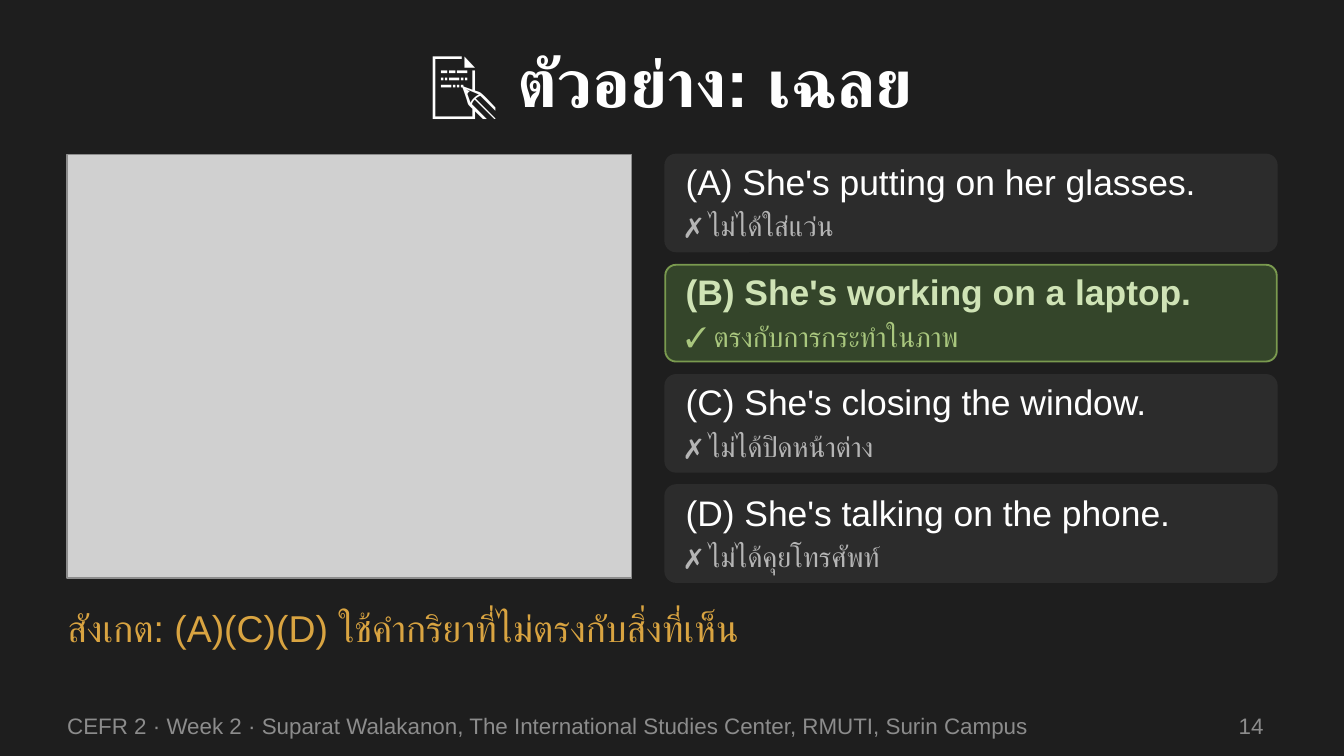
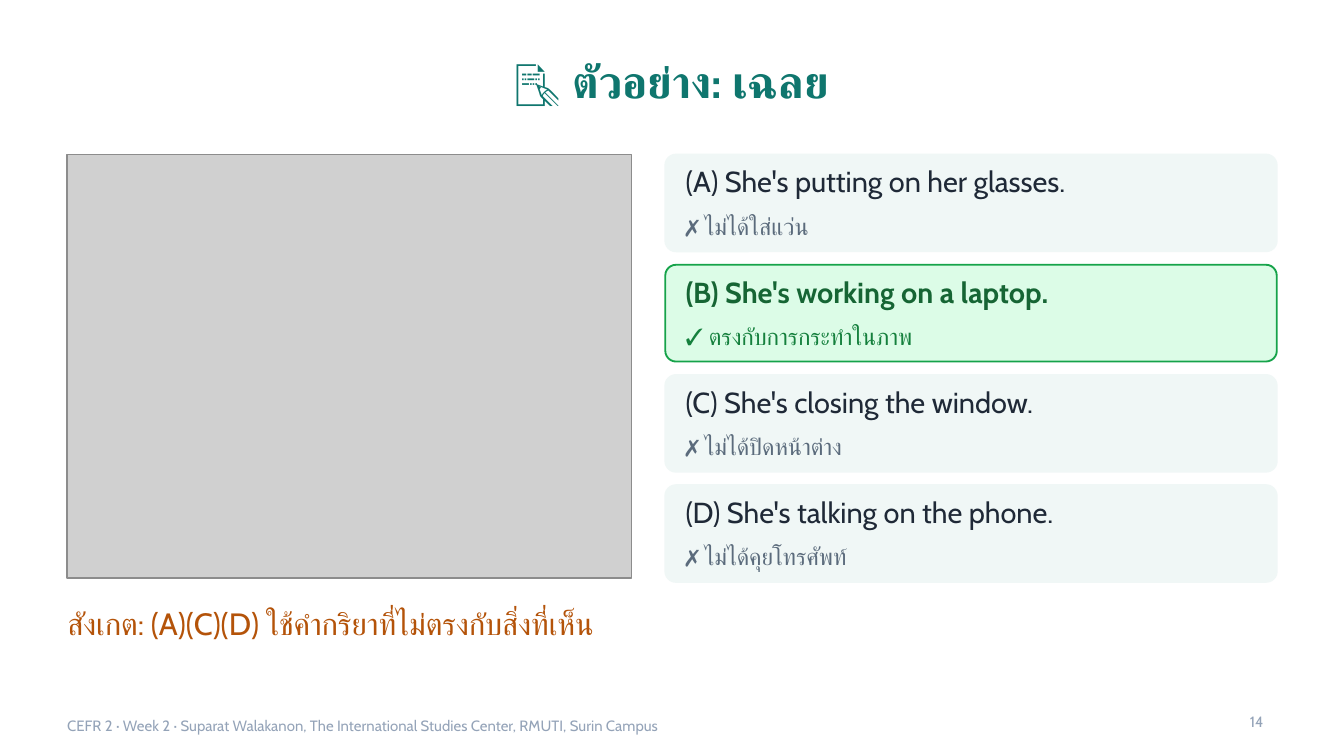
Before and after one commit to surin-english-hub/cefr2, a slide deck: slide 14 of docs/week-02/Week02_Part1_Photographs_Part5_WordForm.pptx. Drawn at 1344x756 pixels with LibreOffice and Linux fonts; fonts in the diff are those of the drawing; grey boxes stand for pictures. Boxes give left, top, right and bottom in pixels: in the first picture for what was removed or moved away, otherwise in the second. Text is boxed around its words. In the diff, an @@ line names an element or a change of style, - is before the commit and + after.

```diff
--- a/docs/week-02/Week02_Part1_Photographs_Part5_WordForm.pptx
+++ b/docs/week-02/Week02_Part1_Photographs_Part5_WordForm.pptx
@@ background #1E1E1E to #FFFFFF @@
@@ title "📝 ตัวอย่าง: เฉลย" at (573,63,829,99): size 36 to 24 pt, font Arial to Cabin, text colour #FFFFFF to #0F766E @@
@@ rounded rectangle at (665,265,1277,362): fill #34452A to #DCFCE7; outline #7A9A4F 1 pt to #16A34A 1 pt @@
@@ text "(B) She's working on a ..." at (686,281,1049,309): size 19 to 15.5 pt, font Arial to Cabin, text colour #CFE3B5 to #166534 @@
@@ text "✓ ตรงกับการกระทำในภาพ" at (709,326,912,345): size 15 to 12.5 pt, font Arial to Cabin, text colour #A9C77E to #15803D @@
@@ fill #2C2C2C to #F0F7F6; outline #2C2C2C 1 pt to #F0F7F6 1 pt in 3 elements at (665,155,1277,251), (665,375,1277,472), (665,485,1277,582) @@
@@ size 19 to 15.5 pt, font Arial to Cabin, text colour #FFFFFF to #1F2937 in 3 elements at (686,170,1066,199), (686,391,1033,419), (686,501,1054,530) @@
@@ size 15 to 12.5 pt, font Arial to Cabin, text colour #B5B5B5 to #5B6B7C in 3 elements at (705,216,809,235), (705,437,842,455), (705,547,847,572) @@
@@ text "สังเกต: (A)(C)(D) ใช้คำกริยาที่ไม่ตรงกับสิ่งที่เห็น" at (67,611,594,640): size 20 to 16.5 pt, font Arial to Cabin, text colour #D9A441 to #B45309 @@
@@ text "CEFR 2 · Week 2 ..." at (67,720,658,735): size 12 to 8 pt, font Arial to Cabin, text colour #8C8C8C to #94A3B8 @@
@@ page number at (1250,716,1264,727): size 12 to 8 pt, font Arial to Cabin, text colour #8C8C8C to #94A3B8 @@
```
Also in this commit, not shown: 24 other slides changed, 2 other files.
